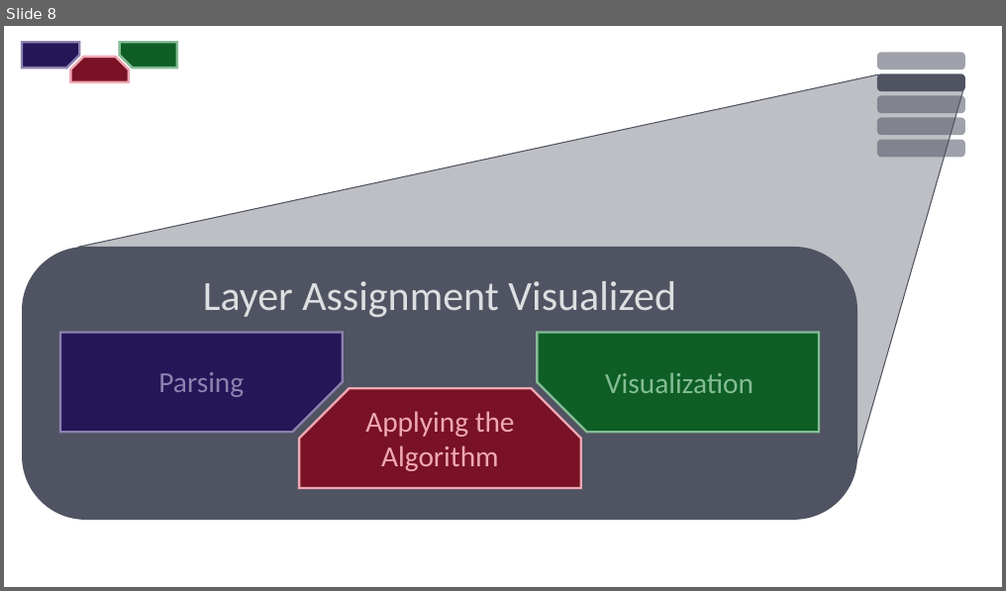
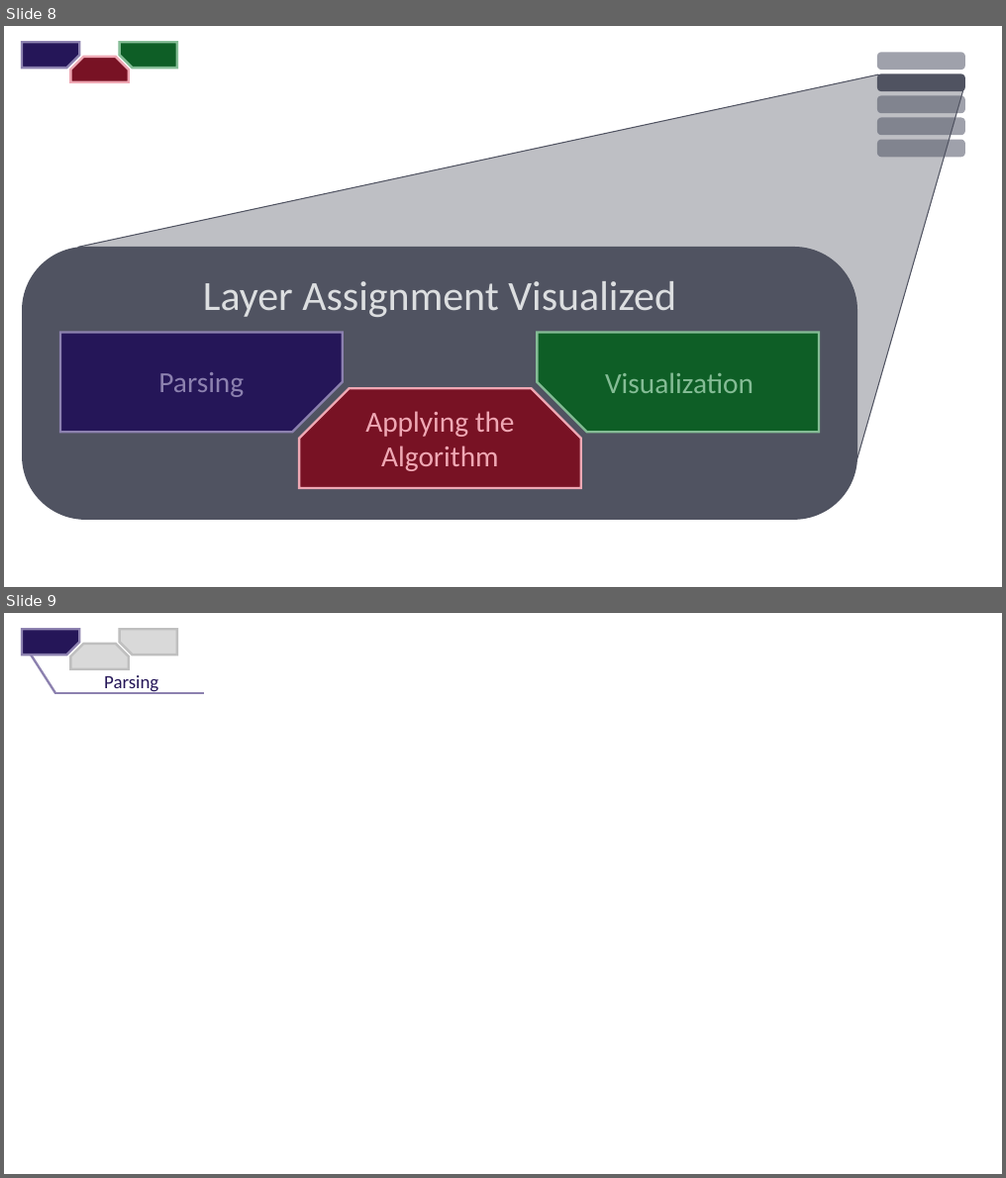
Before and after one commit to fryLA/LAProject, a slide deck: DokuLayerAssignment/ZwischenPräsentation.pptx. Shown one above the other, each under a label of ours: slide 8 before the commit, slides 8 and 9 after it. The pictures are 1006x591 and 1006x1178 pixels, drawn with LibreOffice and Linux fonts; fonts in the diff are those of the drawing. Boxes give left, top, right and bottom in pixels: in the first picture for what was removed or moved away, otherwise in the second. Text is boxed around its words. In the diff, an @@ line names an element or a change of style, - is before the commit and + after.

```diff
--- a/DokuLayerAssignment/ZwischenPräsentation.pptx
+++ b/DokuLayerAssignment/ZwischenPräsentation.pptx
@@ slide 9 added at [4,613,1002,1174], background #FFFFFF @@
@@ snip rect added at [22,630,79,655], fill #251658, outline #8C81AF 2.25 pt @@
@@ snip rect added at [119,630,177,655], fill #D9D9D9, outline #BFBFBF 2.25 pt @@
@@ line added from (31, 655) to (55, 693), #8C81AF 2.25 pt @@
@@ snip same rect added at [70,644,129,669], fill #D9D9D9, outline #BFBFBF 2.25 pt @@
@@ line added from (54, 693) to (204, 693), #8C81AF 2.25 pt @@
@@ text added at [104,675,158,693], 18 pt, text #251658 @@
+Parsing
```
Also in this commit, not shown: 5 slides changed, 4 other slides added, 1 slide removed, 1 other file.
